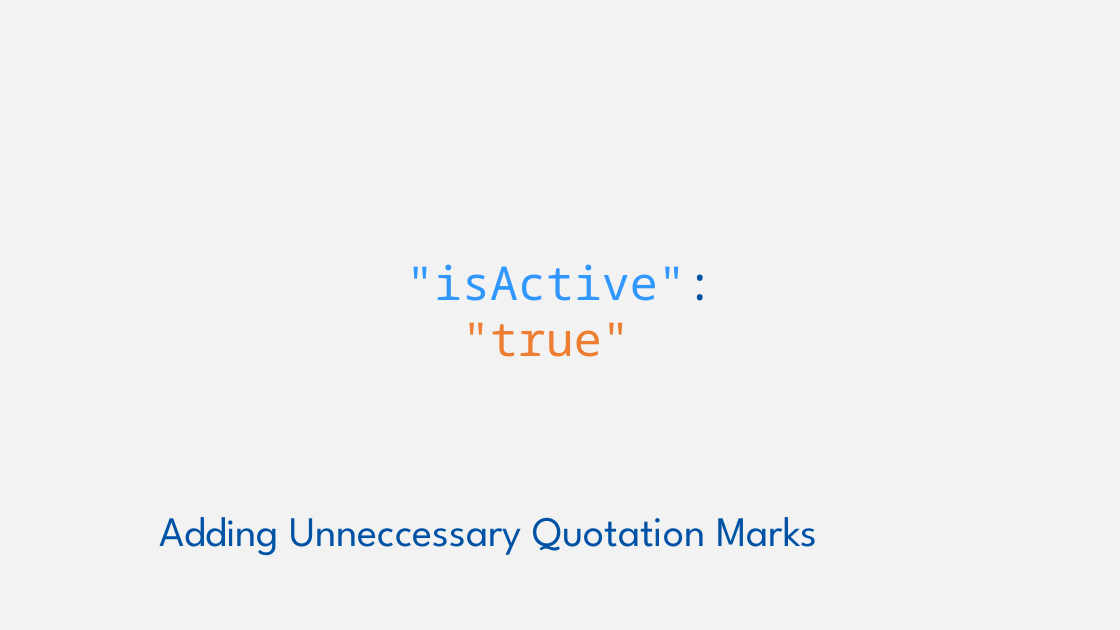
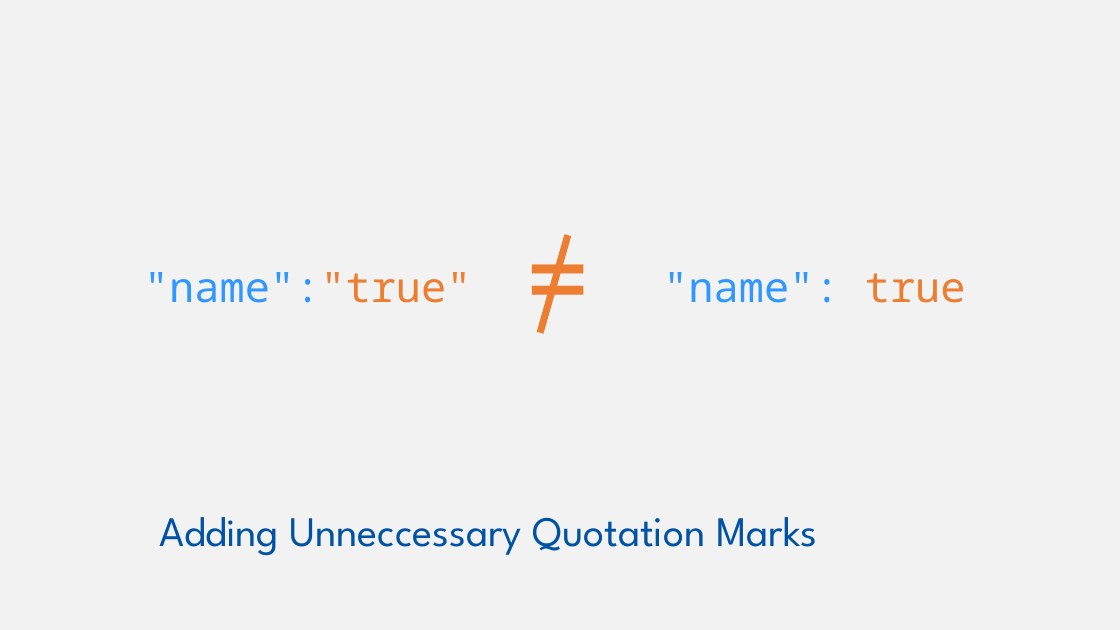
Before and after one commit to w3c/wot-cg, a slide deck: slide 11 of Tutorials/whatiswot/4-JSON_in_Practice/4-JSON_in_Practice.pptx. Drawn at 1120x630 pixels with LibreOffice and Linux fonts; fonts in the diff are those of the drawing. Boxes give left, top, right and bottom in pixels: in the first picture for what was removed or moved away, otherwise in the second. Text is boxed around its words. In the diff, an @@ line names an element or a change of style, - is before the commit and + after.

Commit message:
update pptx file

```diff
--- a/Tutorials/whatiswot/4-JSON_in_Practice/4-JSON_in_Practice.pptx
+++ b/Tutorials/whatiswot/4-JSON_in_Practice/4-JSON_in_Practice.pptx
@@ group added at box(144, 203, 966, 354): 3 texts, 1 line @@
+"name":"true"
+"name": true
+=
@@ text removed at box(406, 264, 714, 357) @@
-"isActive": "true"
```
Also in this commit, not shown: 3 other slides changed.
